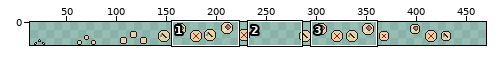
Sprite sheet, stored at Ld-45/Assets/Raw-Art/farm_radial.png. Above: a wide view before the commit, with the close-up outlined.
Close-up. First the earlier version:
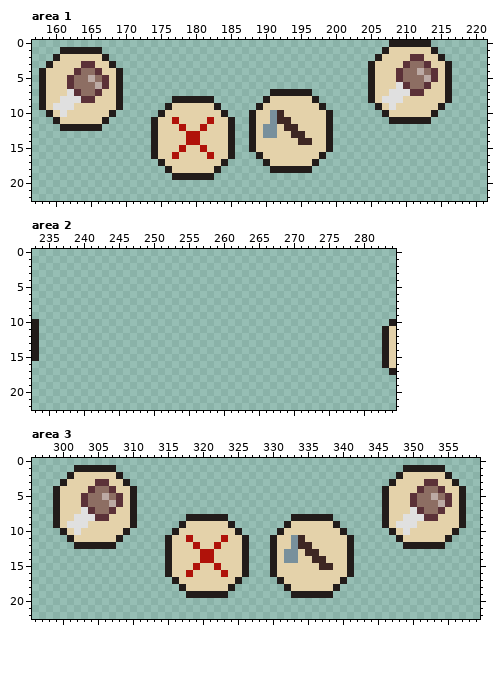
The file is 368x23 pixels. Shown: area 1: x 157..221, y 0..22; area 2: x 233..284, y 0..22; area 3: x 296..359, y 0..22. The old version is drawn lined up with the new one. The wide view leaves out empty margins. The commit also changed other parts of the picture, which this record leaves out.
Now the later version:
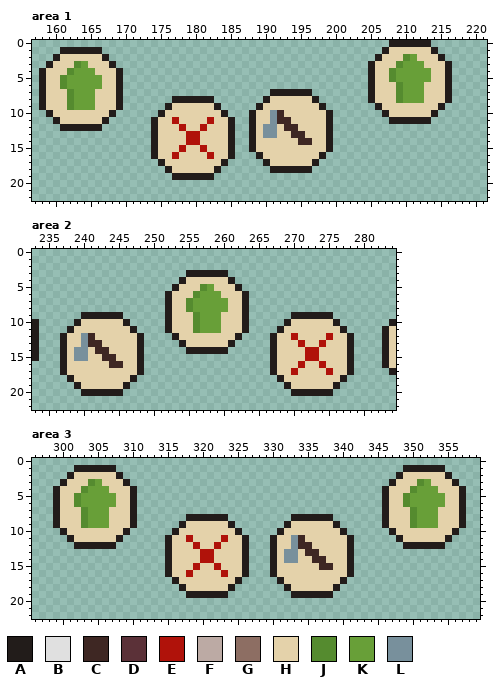
Palette (. is transparent): A #221c1a  B #e0e0e0  C #3e2723  D #5b3138  E #b0120a  F #bcaaa4  G #8d6e63  H #e4d2aa  J #558b2f  K #689f38  L #78909c
What changed:
canvas 368x23 -> 470x23; drawings rearranged on the sheet (the old picture shows each at its new place)
Changed rows in their new state; - is an unchanged pixel.
Area 1:
first column x 160:
 2 --------------------------------------------------JKH--
 3 ---JKH-------------------------------------------JKKKH-
 4 --JKKKH-----------------------------------------JKKKKKH
 5 -JKKKKKH----------------------------------------JKKKKKH
 6 -JKKKKKH-----------------------------------------JKKKH-
 7 --JKKKH-----------------------------------------HJKKK--
 8 -HJKKK-----------------------------------------HHJKKK--
 9 HHJKKK------------------------------------------H------
10 -H-----------------------------------------------------
Area 2:
first column x 237:
 3 ------------------AAAAAA------------------
 4 -----------------AHHHHHHA-----------------
 5 ----------------AHHHJKHHHA----------------
 6 ---------------AHHHJKKKHHHA---------------
 7 ---------------AHHJKKKKKHHA---------------
 8 ---------------AHHJKKKKKHHA---------------
 9 ---AAAAAA------AHHHJKKKHHHA------AAAAAA---
10 --AHHHHHHA-----AHHHJKKKHHHA-----AHHHHHHA--
11 -AHHHHHHHHA----AHHHJKKKHHHA----AHHHHHHHHA-
12 AHHLCHHHHHHA----AHHHHHHHHA----AHHEHHHHEHHA
13 AHHLCCHHHHHA-----AHHHHHHA-----AHHHEHHEHHHA
14 AHLLHCCHHHHA------AAAAAA------AHHHHEEHHHHA
15 AHLLHHCCHHHA------------------AHHHHEEHHHHA
16 AHHHHHHCCHHA------------------AHHHEHHEHHHA
17 AHHHHHHHHHHA------------------AHHEHHHHEHHA
18 -AHHHHHHHHA--------------------AHHHHHHHHA-
19 --AHHHHHHA----------------------AHHHHHHA--
20 ---AAAAAA------------------------AAAAAA---
Area 3:
first column x 301:
 3 ---JKH--------------------------------------------JKH--
 4 --JKKKH------------------------------------------JKKKH-
 5 -JKKKKKH----------------------------------------JKKKKKH
 6 -JKKKKKH----------------------------------------JKKKKKH
 7 --JKKKH------------------------------------------JKKKH-
 8 -HJKKK------------------------------------------HJKKK--
 9 HHJKKK-----------------------------------------HHJKKK--
10 -H----------------------------------------------H------
Pixel boxes of the changes (left, top, right, bottom) in both close-ups:
changed: (382, 54, 438, 110)
changed: (53, 61, 109, 117)
added: (60, 270, 354, 396)
changed: (67, 479, 123, 535)
changed: (396, 479, 452, 535)
